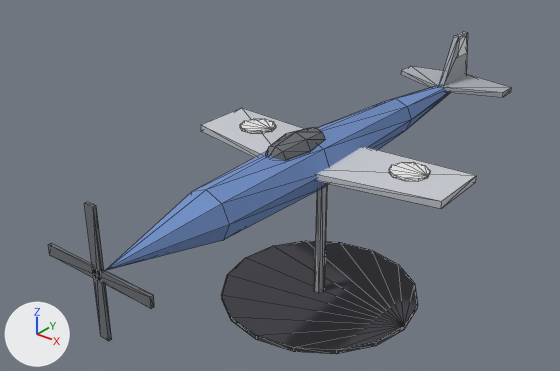
Two versions of the glTF model csharp/Unciv.Godot/Packs/units/models/unit/Fighter.glb, one commit apart.
Camera for both pictures: a 50 mm lens placed at (0.851, -1.206, 0.982), pointed at (-0.084, -0.037, 0.258). Arrows for +X, +Y and +Z are at lower left; the lights stay in place. The picture after the commit comes second. Mesh edges are drawn as thin lines. Vertices at exactly the same position are counted once.

In view in the first picture: 'Body'.
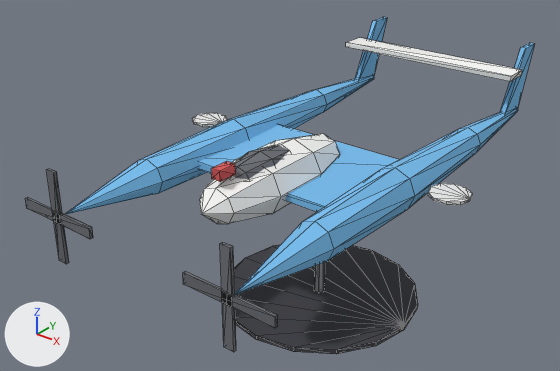
The change, as a diff of the scene's bpy script:
```diff
--- a/csharp/Unciv.Godot/Packs/units/models/unit/Fighter.glb.py
+++ b/csharp/Unciv.Godot/Packs/units/models/unit/Fighter.glb.py
@@ mat_crimson @@
+mat_crimson = bpy.data.materials.new('Crimson')
+# nodes: BsdfPrincipled, Mix, OutputMaterial, VertexColor
+# colours: red #dd5959, mixed with the vertex colours
@@ mat_skyblue @@
+mat_skyblue = bpy.data.materials.new('SkyBlue')
+# nodes: BsdfPrincipled, Mix, OutputMaterial, VertexColor
+# colours: blue #7cc4f6, mixed with the vertex colours
@@ mat_white @@
+mat_white = bpy.data.materials.new('White')
+# nodes: BsdfPrincipled, Mix, OutputMaterial, VertexColor
+# colours: white #fafaf8, mixed with the vertex colours
@@ me_body @@
-me_body.from_pydata(...)  # 199 vertices, 354 faces; spans x -0.3..0.3, y -0.59..0.635, z 0.0..0.47
+me_body.from_pydata(...)  # 282 vertices, 496 faces; spans x -0.34..0.34, y -0.515..0.55, z 0.0..0.49
+# me_body part 1: the loose piece of 20 vertices spanning x -0.232..-0.152, y -0.018..0.058, z 0.347..0.352 is moved by (-0.108, -0.04, 0.0)
+# me_body part 2: the loose piece of 20 vertices spanning x 0.152..0.232, y -0.018..0.058, z 0.347..0.352 is moved by (0.108, -0.04, 0.0)
+# me_body part 3: a new loose piece, a box spanning x -0.01..0.01, y -0.32..-0.28, z 0.4..0.42, in mat_crimson
+# me_body part 4: a new loose piece, a box spanning x -0.29..-0.11, y -0.515..-0.509, z 0.33..0.35, in mat_dark
+# me_body part 5: a new loose piece, a box spanning x -0.21..-0.19, y -0.515..-0.509, z 0.25..0.43, in mat_dark
+# me_body part 6: a new loose piece, a box spanning x 0.11..0.29, y -0.515..-0.509, z 0.33..0.35, in mat_dark
+# me_body part 7: a new loose piece, a box spanning x 0.19..0.21, y -0.515..-0.509, z 0.25..0.43, in mat_dark
+# me_body part 8: a new loose piece, a UV sphere (8 segments, 4 rings, poles along y) spanning x -0.04..0.04, y -0.29..-0.11, z 0.355..0.415, in mat_dark
+# me_body part 9: the loose piece of 33 vertices spanning x -0.06..0.06, y -0.575..0.575, z 0.28..0.4 is scaled about its middle by (0.75, 0.87, 0.75), then moved by (-0.2, 0.0, 0.0), in mat_skyblue
+# me_body part 10: the loose piece of 33 vertices spanning x -0.06..0.06, y -0.575..0.575, z 0.28..0.4 is copied, and the copy is scaled about its middle by (0.75, 0.87, 0.75), then moved by (0.2, 0.0, 0.0), in mat_skyblue; it spans x 0.155..0.245, y -0.5..0.5, z 0.295..0.385
+# me_body part 11: a new loose piece, a box spanning x -0.2..0.2, y -0.2..0.06, z 0.332..0.348, in mat_skyblue
+# me_body part 12: a new loose piece, a box spanning x -0.22..0.22, y 0.4..0.46, z 0.44..0.452, in mat_white
+# me_body part 13: a new loose piece, a UV sphere (8 segments, 5 rings, poles along y) spanning x -0.067..0.067, y -0.36..0.04, z 0.293..0.407, in mat_white
+# me_body part 14: 7 loose pieces with 82 vertices, spanning x -0.3..0.3, y -0.59..0.635, z 0.22..0.47, are deleted
+# me_body part 15
+# 8 vertices are added at x -0.206..0.194, y 0.42..0.55, z 0.34..0.49
+# 8 new vertices lie (0.012, 0.0, 0.0) away from vertices in x -0.206..0.194, y 0.42..0.55, z 0.34..0.49
+# 24 new faces join them, mat_skyblue
 me_body.materials.append(mat_teamcolor)
-me_body.materials.append(mat_blue)
 me_body.materials.append(mat_dark)
-me_body.materials.append(mat_grey)
 me_body.materials.append(mat_shadow)
 me_body.materials.append(mat_steel)
+me_body.materials.append(mat_crimson)
+me_body.materials.append(mat_skyblue)
+me_body.materials.append(mat_white)
```

What differs and where, as boxes (x1, y1, x2, y2) in the pictures (560 x 371 px; the box of a moved part takes in the faces that stretch with it):
'Body', reshaped (10% wider)
    before: (48, 32, 512, 354)
    after: (25, 17, 534, 354)
part 1 of me_body, moved or reshaped
    before: (240, 119, 276, 134)
    after: (192, 113, 227, 128)
part 2 of me_body, moved or reshaped
    before: (389, 162, 430, 181)
    after: (428, 183, 472, 205)
part 3 of me_body, added
    after: (211, 161, 236, 182)
part 4 of me_body, added
    after: (25, 197, 93, 239)
part 5 of me_body, added
    after: (47, 169, 69, 264)
part 6 of me_body, added
    after: (183, 271, 278, 328)
part 7 of me_body, added
    after: (220, 242, 236, 352)
part 8 of me_body, added
    after: (233, 145, 290, 179)
part 9 of me_body, moved or reshaped
    before: (105, 85, 450, 271)
    after: (65, 76, 374, 215)
part 10 of me_body, added (blue)
    after: (235, 109, 518, 294)
part 11 of me_body, added (blue)
    after: (198, 125, 399, 212)
part 12 of me_body, added
    after: (346, 38, 522, 81)
part 13 of me_body, added
    after: (200, 134, 340, 224)
part 14 of me_body, deleted
    before: (48, 32, 512, 341)
part 15 of me_body, added
    after: (355, 17, 534, 114)
